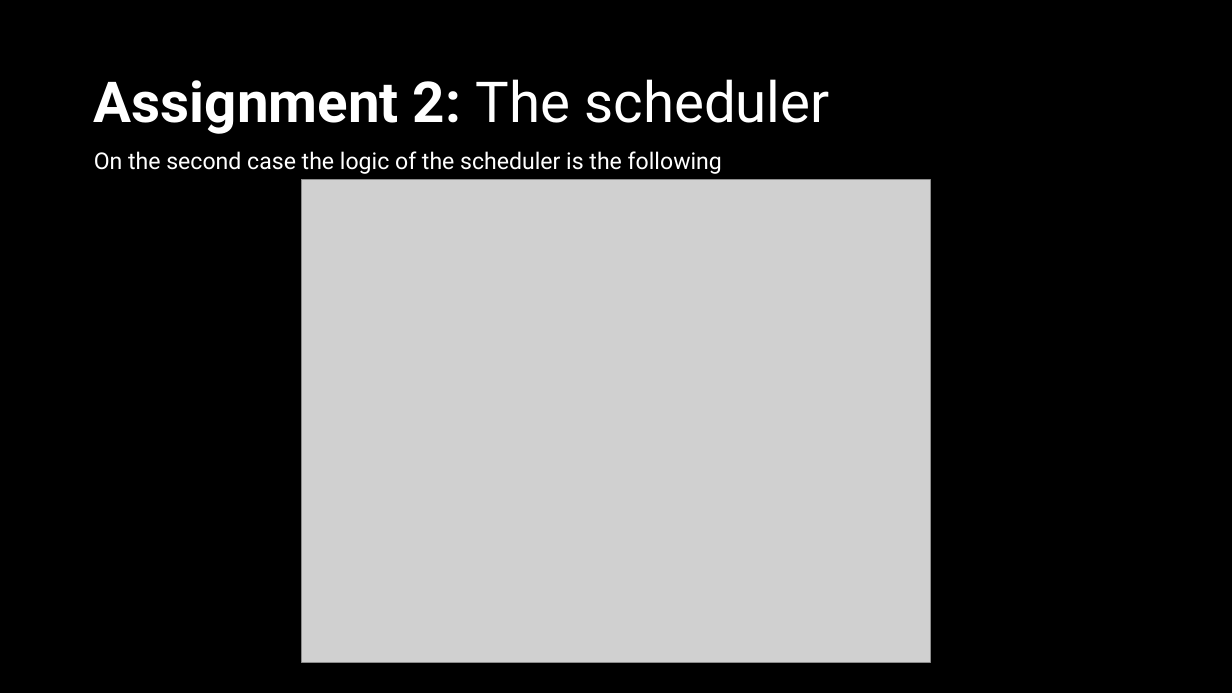
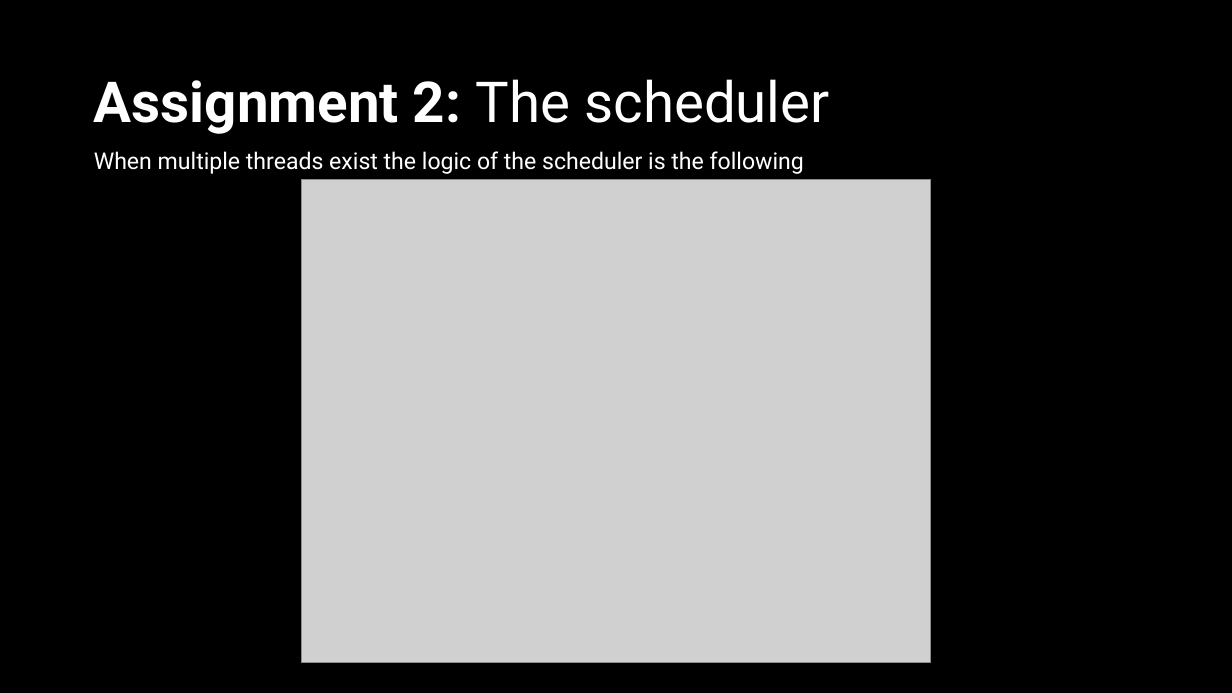
Before and after one commit to ACrispyCookie/ECE321-Concurrent-Programming, a slide deck: slide 18 of Project4/G9-4.pptx (slide 17 before the commit). Drawn at 1232x693 pixels with LibreOffice and Linux fonts; fonts in the diff are those of the drawing; grey boxes stand for pictures. Boxes give left, top, right and bottom in pixels: in the first picture for what was removed or moved away, otherwise in the second. Text is boxed around its words. In the diff, an @@ line names an element or a change of style, - is before the commit and + after.

```diff
--- a/Project4/G9-4.pptx
+++ b/Project4/G9-4.pptx
@@ text at [94, 151, 804, 174]: text changed @@
-On the second case the logic of the scheduler is the following
+When multiple threads exist the logic of the scheduler is the following
```
Also in this commit, not shown: 25 other slides changed, 12 slides added, 2 slides removed, 32 other files.
